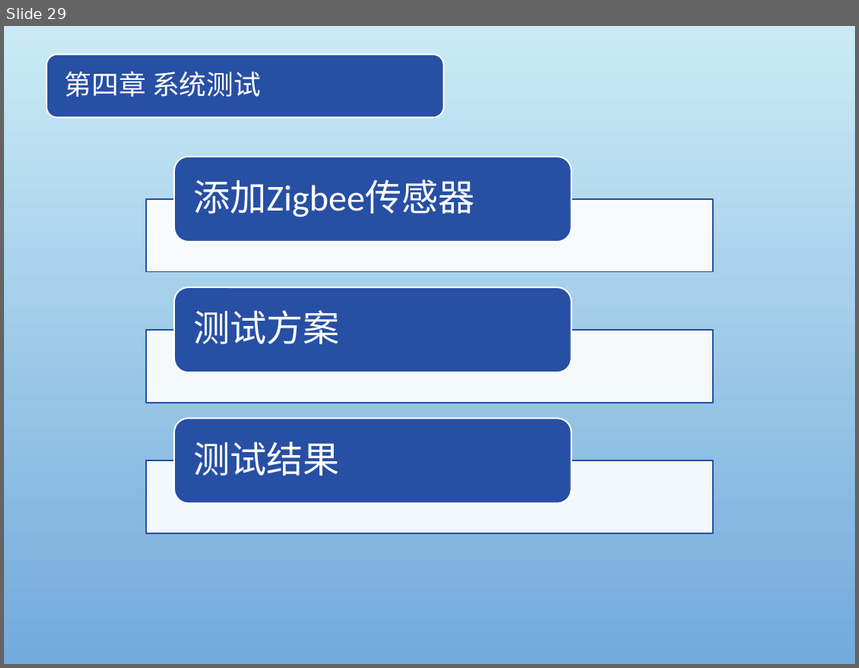
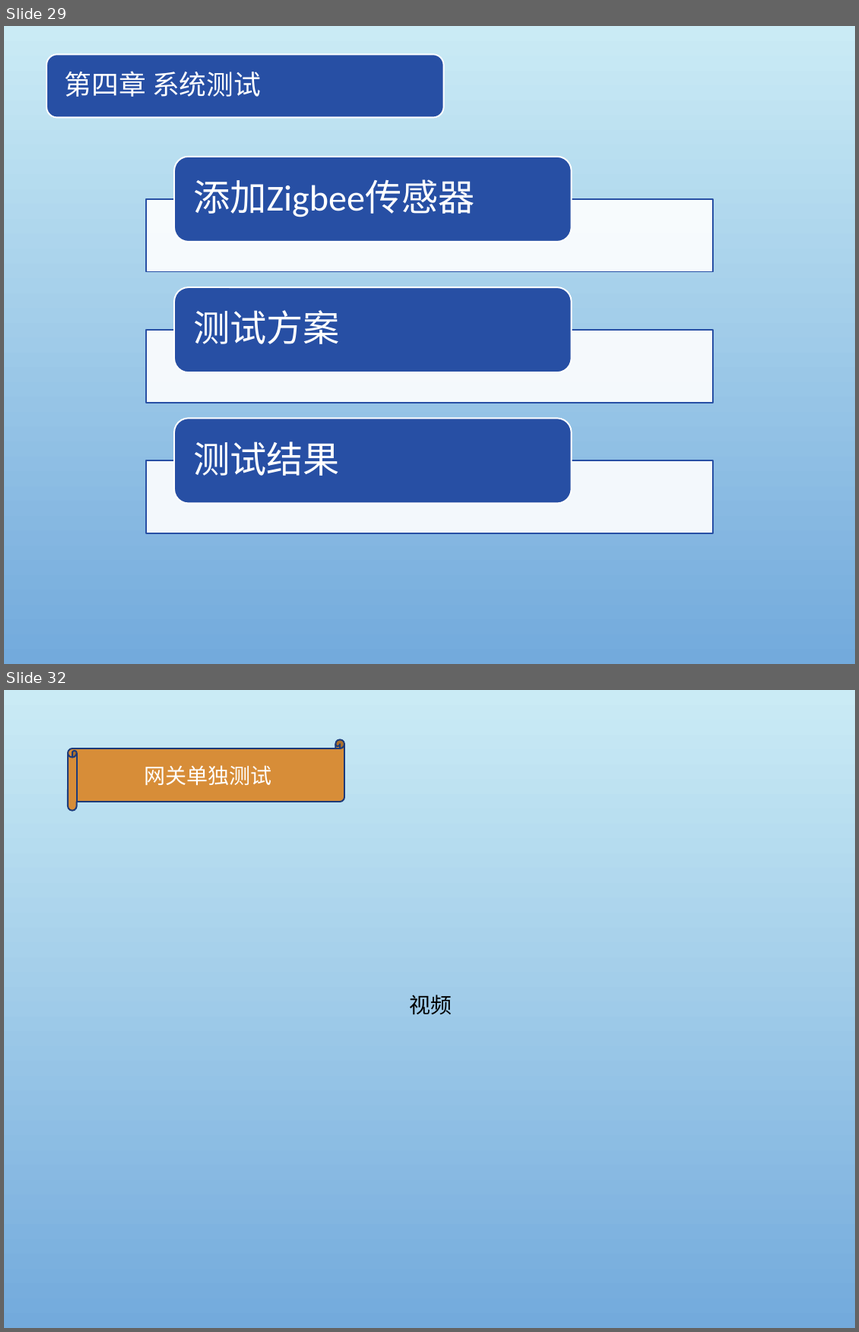
Before and after one commit to zhengjianghu/biye, a slide deck: diploma project/毕设.pptx. Shown one above the other, each under a label of ours: slide 29 before the commit, slides 29 and 32 after it; the slides between them are not shown. The pictures are 859x668 and 859x1332 pixels, drawn with LibreOffice and Linux fonts; fonts in the diff are those of the drawing; background and template pictures are left out. Boxes give left, top, right and bottom in pixels: in the first picture for what was removed or moved away, otherwise in the second. Text is boxed around its words. In the diff, an @@ line names an element or a change of style, - is before the commit and + after.

```diff
--- a/diploma project/毕设.pptx
+++ b/diploma project/毕设.pptx
@@ slide 32 added at (x1=4, y1=690, x2=855, y2=1328), background picture (left out) @@
@@ horizontal scroll added at (x1=68, y1=739, x2=344, y2=810), fill #D78D38, outline #1D3A79 1.25 pt, 18 pt, text #FFFFFF @@
+网关单独测试
@@ text added at (x1=410, y1=995, x2=452, y2=1015), 18 pt, text #000000 @@
+视频
```
Also in this commit, not shown: 7 slides changed, 1 other slide added, 4 slides removed, 3 other files.
